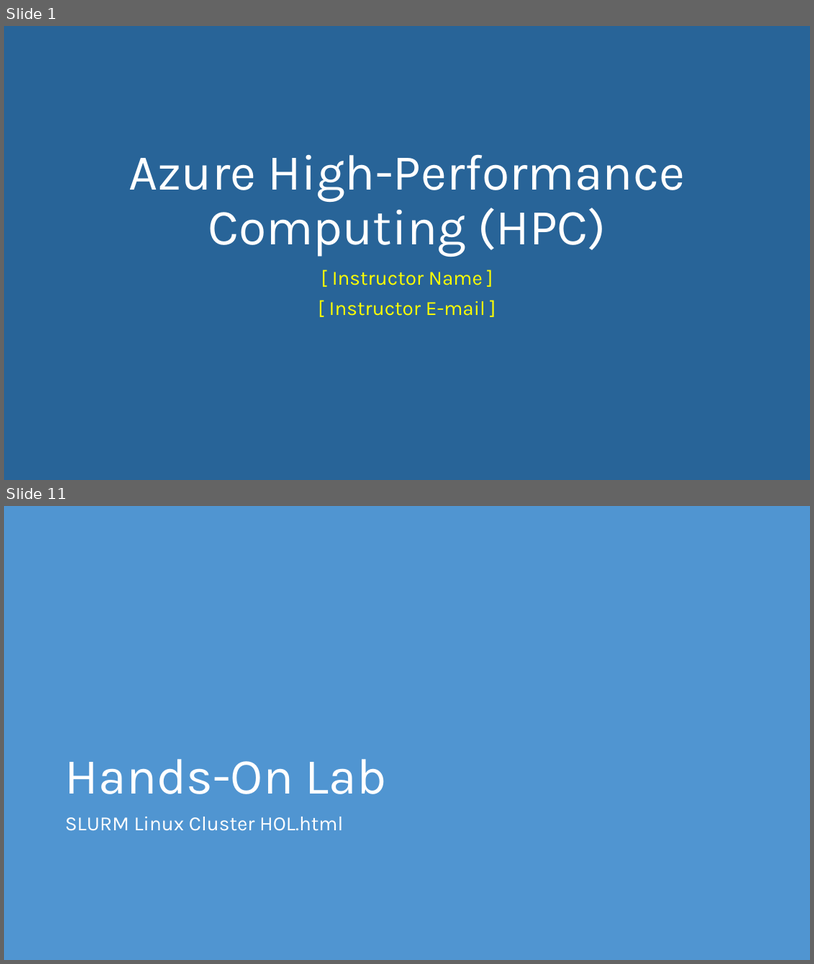
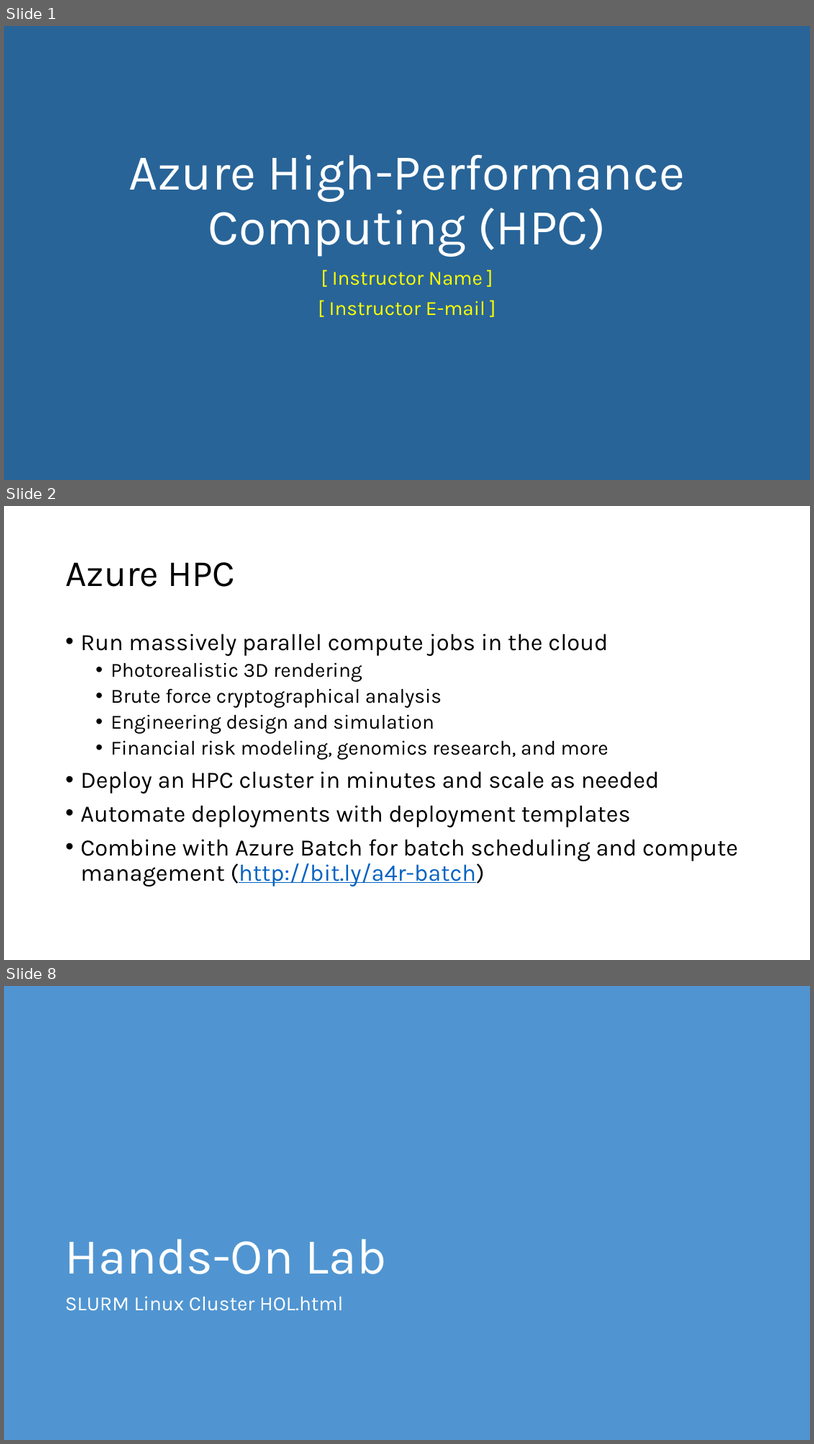
Before and after one commit to Azure-Readiness/Academic, a slide deck: Content/6. HPC/Azure High-Performance Computing.pptx. Shown one above the other, each under a label of ours: slides 1 and 11 before the commit, slides 1, 2 and 8 after it; the slides between them are not shown. The pictures are 814x964 and 814x1444 pixels, drawn with LibreOffice and Linux fonts; fonts in the diff are those of the drawing. Boxes give left, top, right and bottom in pixels: in the first picture for what was removed or moved away, otherwise in the second. Text is boxed around its words. In the diff, an @@ line names an element or a change of style, - is before the commit and + after.

```diff
--- a/Content/6. HPC/Azure High-Performance Computing.pptx
+++ b/Content/6. HPC/Azure High-Performance Computing.pptx
@@ slide 2 added at (4,506,810,960), background #FFFFFF @@
@@ title added at (65,562,235,587), 44 pt, text #000000 @@
+Azure HPC
@@ text added at (80,633,738,886), 28 pt, text #000000 @@
+• Run massively parallel compute jobs in the cloud
+  • Photorealistic 3D rendering
+  • Brute force cryptographical analysis
+  • Engineering design and simulation
+  • Financial risk modeling, genomics research, and more
+• Deploy an HPC cluster in minutes and scale as needed
+• Automate deployments with deployment templates
+• Combine with Azure Batch for batch scheduling and compute management (http://bit.ly/a4r-batch)
@@ what was slide 11 is now slide 8 @@
```
Also in this commit, not shown: 5 other slides added, 9 slides removed.
